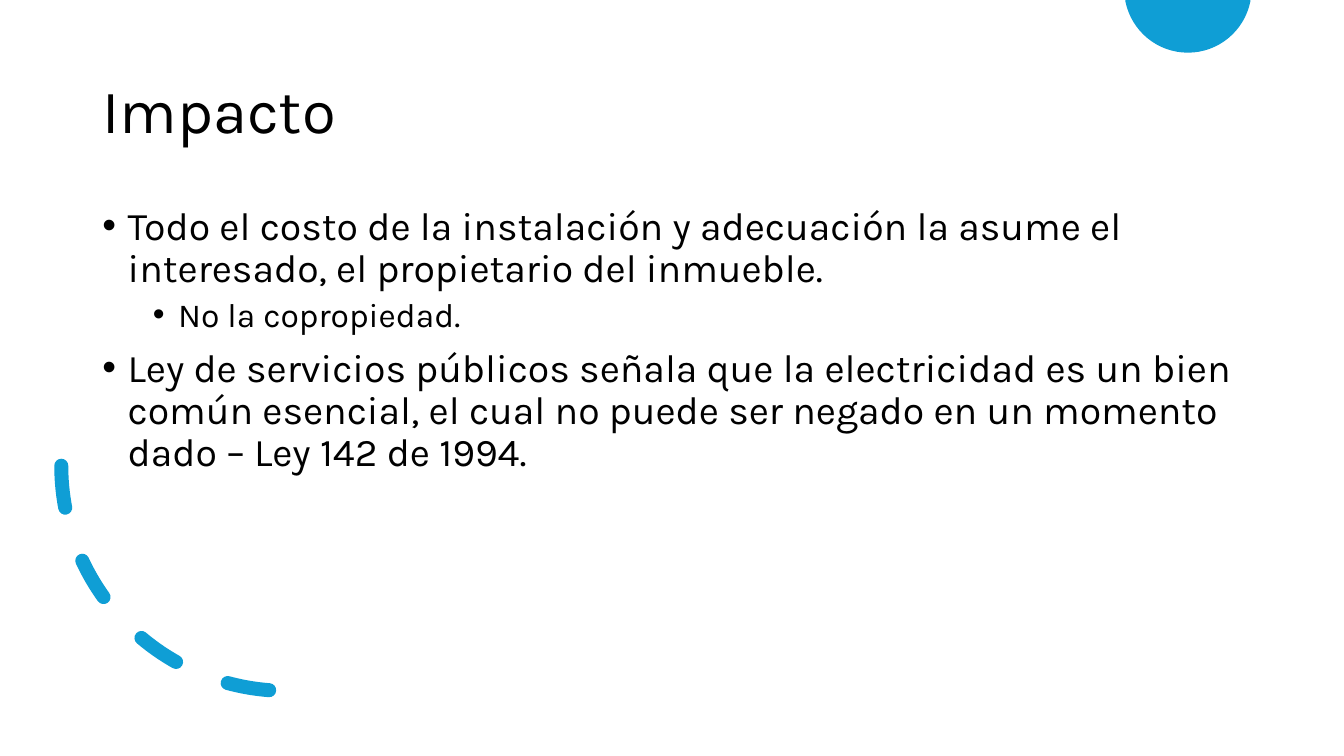
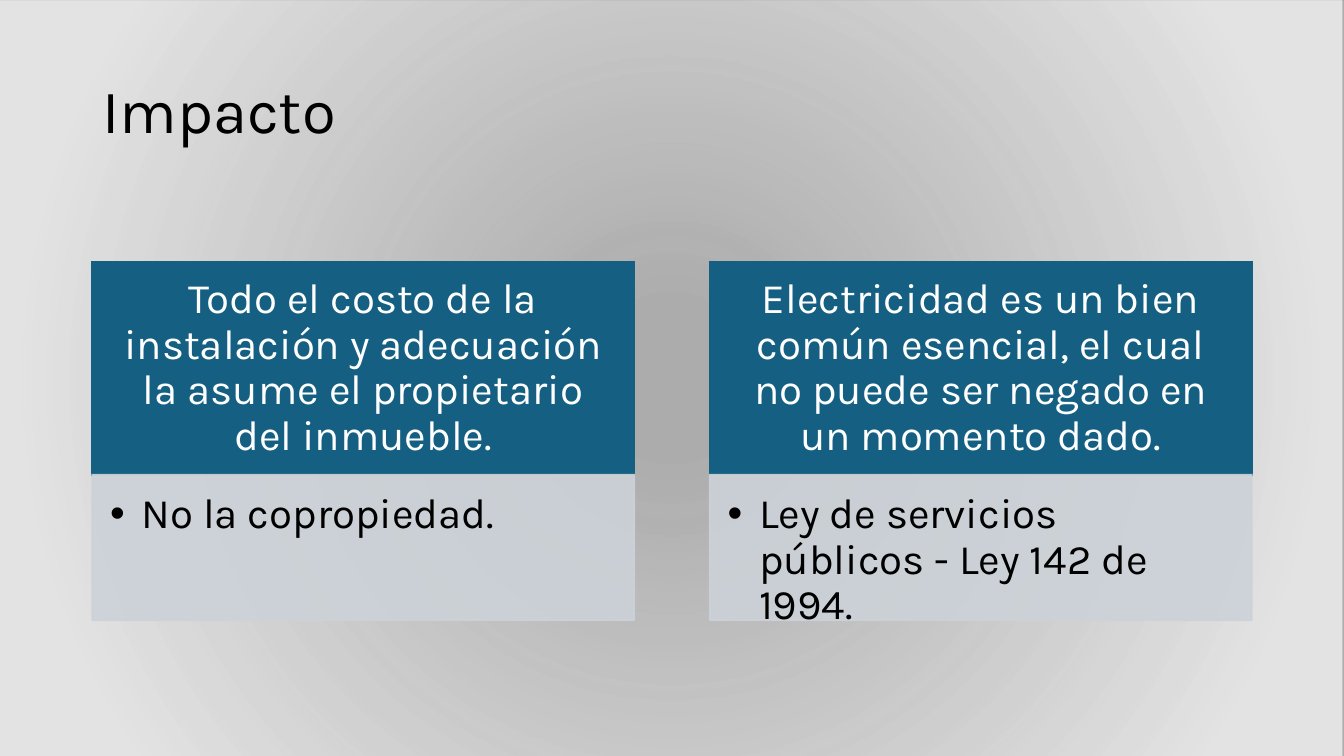
Before and after one commit to angoca/CargadorElectrico, a slide deck: slide 7 of InstalaciónCargador.pptx. Drawn at 1344x756 pixels with LibreOffice and Linux fonts; fonts in the diff are those of the drawing; background and template pictures are left out; a plain dark background stands for a picture behind light text. Boxes give left, top, right and bottom in pixels: in the first picture for what was removed or moved away, otherwise in the second. Text is boxed around its words. In the diff, an @@ line names an element or a change of style, - is before the commit and + after.

```diff
--- a/InstalaciónCargador.pptx
+++ b/InstalaciónCargador.pptx
@@ background #FFFFFF to picture (left out) @@
@@ rectangle added at box(0, 0, 1344, 756), fill gradient #E8E8E8 @@
@@ freeform shape removed at box(1125, 0, 1250, 52) @@
@@ text removed at box(128, 210, 1231, 476) @@
-• Todo el costo de la instalación y adecuación la asume el interesado, el propietario del inmueble.
-  • No la copropiedad.
-• Ley de servicios públicos señala que la electricidad es un bien común esencial, el cual no puede ser negado en un momento dado – Ley 142 de 1994.
@@ arc (boxed as its full ellipse) removed at box(62, 241, 512, 692) @@
@@ group added at box(93, 262, 1251, 620): 4 rectangles, 4 texts @@
+Todo el costo de la instalación y adecuación la asume el propietario del inmueble.
+  • No la copropiedad.
+Electricidad es un bien común esencial, el cual no puede ser negado en un momento dado.
+  • Ley de servicios públicos - Ley 142 de 1994.
```
Also in this commit, not shown: 1 other slide changed, 1 other file.
